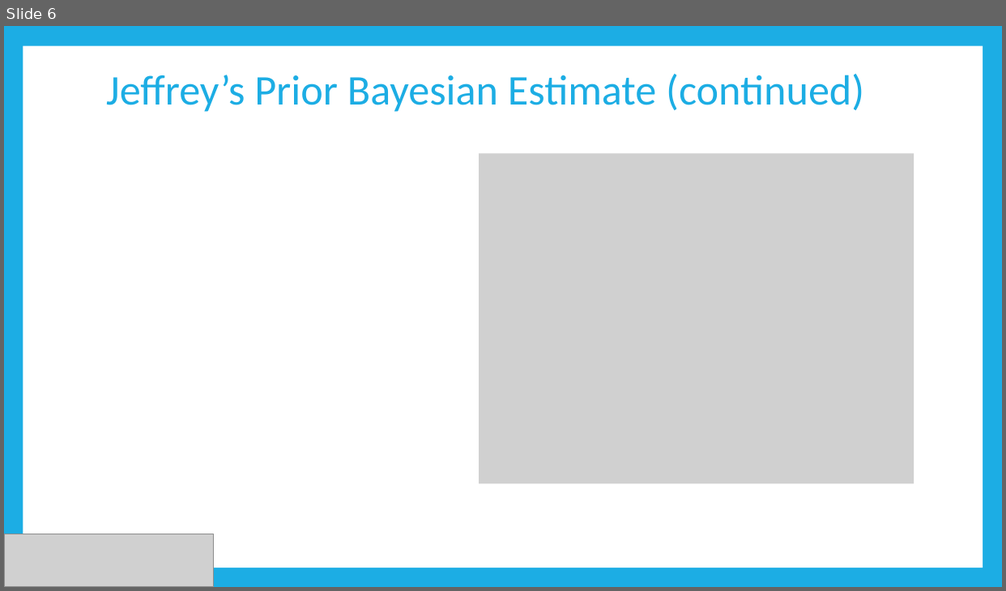
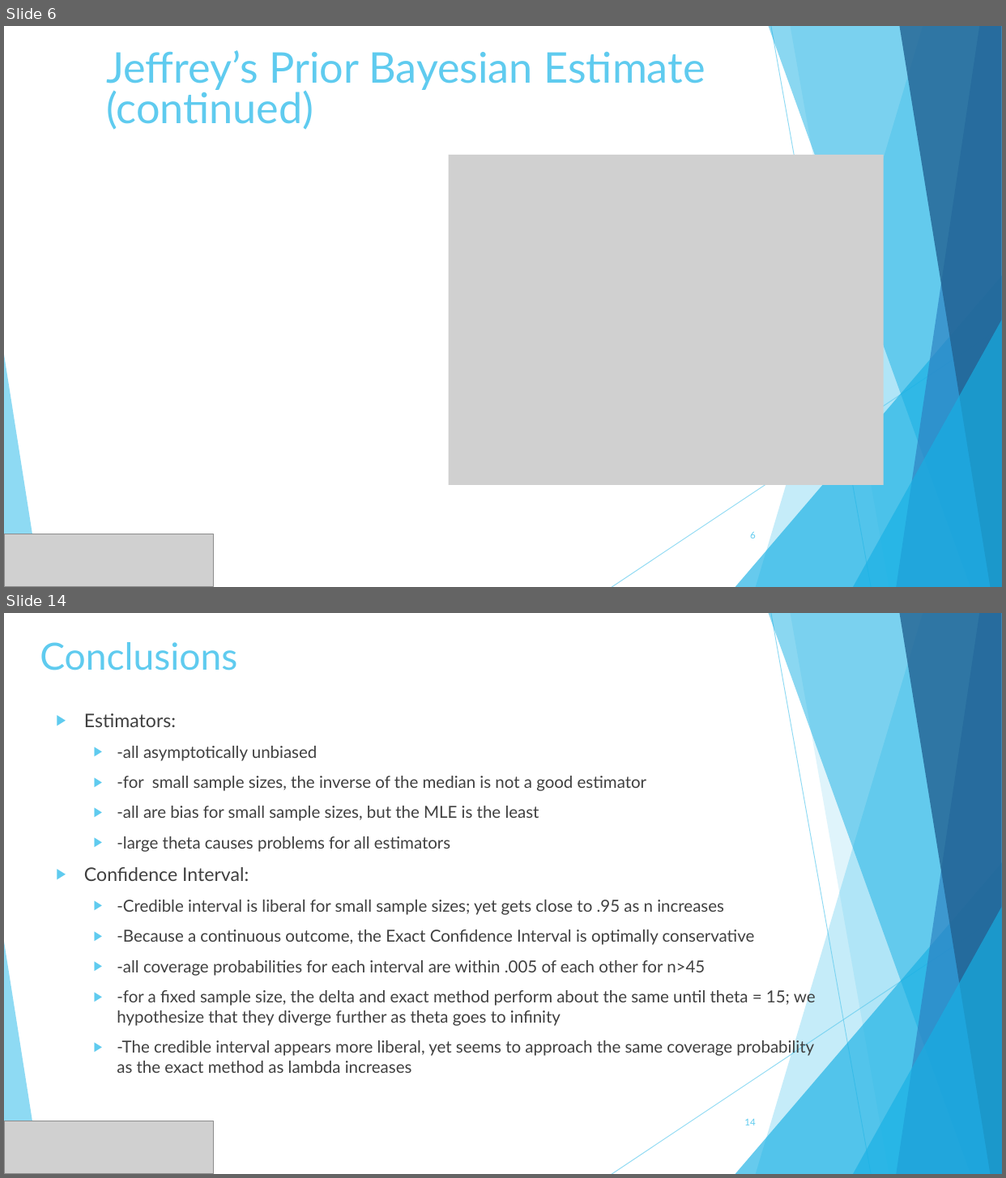
Before and after one commit to dsasson48/estimators_222, a slide deck: 222_presentation.pptx. Shown one above the other, each under a label of ours: slide 6 before the commit, slides 6 and 14 after it; the slides between them are not shown. The pictures are 1006x591 and 1006x1178 pixels, drawn with LibreOffice and Linux fonts; fonts in the diff are those of the drawing; grey boxes stand for pictures. Boxes give left, top, right and bottom in pixels: in the first picture for what was removed or moved away, otherwise in the second. Text is boxed around its words. In the diff, an @@ line names an element or a change of style, - is before the commit and + after.

```diff
--- a/222_presentation.pptx
+++ b/222_presentation.pptx
@@ slide 14 added at bbox=[4, 613, 1002, 1174], background #FFFFFF; not listed: 10 template elements that a slide beside it also shows @@
@@ title added at bbox=[40, 642, 237, 671], 36 pt, text #5FCBEF @@
+Conclusions
@@ text added at bbox=[84, 713, 816, 1073], 16 pt, text #404040 @@
+▶ Estimators:
+  ▶ -all asymptotically unbiased
+  ▶ -for small sample sizes, the inverse of the median is not a good estimator
+  ▶ -all are bias for small sample sizes, but the MLE is the least
+  ▶ -large theta causes problems for all estimators
+▶ Confidence Interval:
+  ▶ -Credible interval is liberal for small sample sizes; yet gets close to .95 as n increases
+  ▶ -Because a continuous outcome, the Exact Confidence Interval is optimally conservative
+  ▶ -all coverage probabilities for each interval are within .005 of each other for n>45
+  ▶ -for a fixed sample size, the delta and exact method perform about the same until theta = 15; we hypothesize that they diverge further as theta goes to infinity
+  ▶ -The credible interval appears more liberal, yet seems to approach the same coverage probability as the exact method as lambda increases
@@ picture added at bbox=[4, 1122, 214, 1174] @@
@@ page number added at bbox=[744, 1118, 755, 1126], 9 pt, text #5FCBEF @@
+14
@@ slide 6 changed as well @@
@@ background #1CADE4 to #FFFFFF @@
@@ rectangle removed at bbox=[23, 46, 982, 568] @@
@@ text "Jeffrey’s Prior Bayesian Estimate (continued)" at bbox=[106, 50, 705, 130]: font Calibri to Lato, text colour #1CADE4 to #5FCBEF; line spacing 0.9 to 0.8 @@
@@ picture: place and size @@
-picture at bbox=[479, 153, 914, 484]
+picture at bbox=[449, 155, 884, 485]
@@ group added at bbox=[4, 26, 1002, 587]: 5 freeform shapes, 3 triangles, 2 lines @@
@@ page number added at bbox=[750, 531, 756, 539], 9 pt, text #5FCBEF @@
+6
```
Also in this commit, not shown: 12 other slides changed, 1 slide removed.
